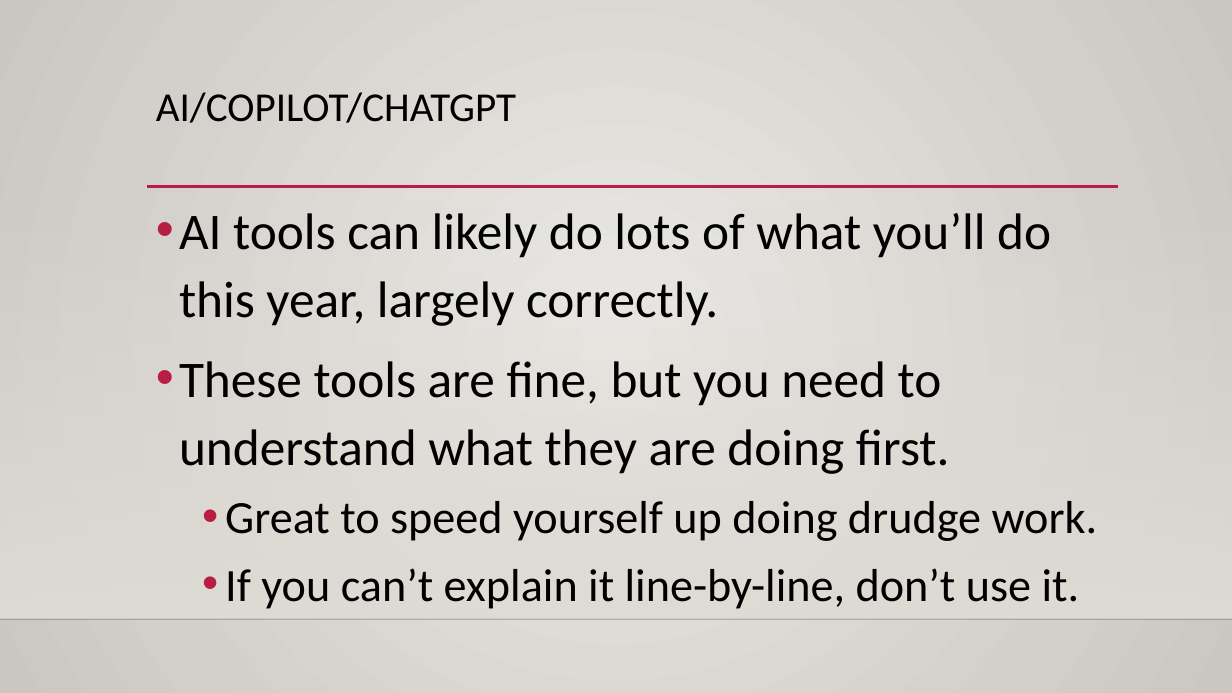
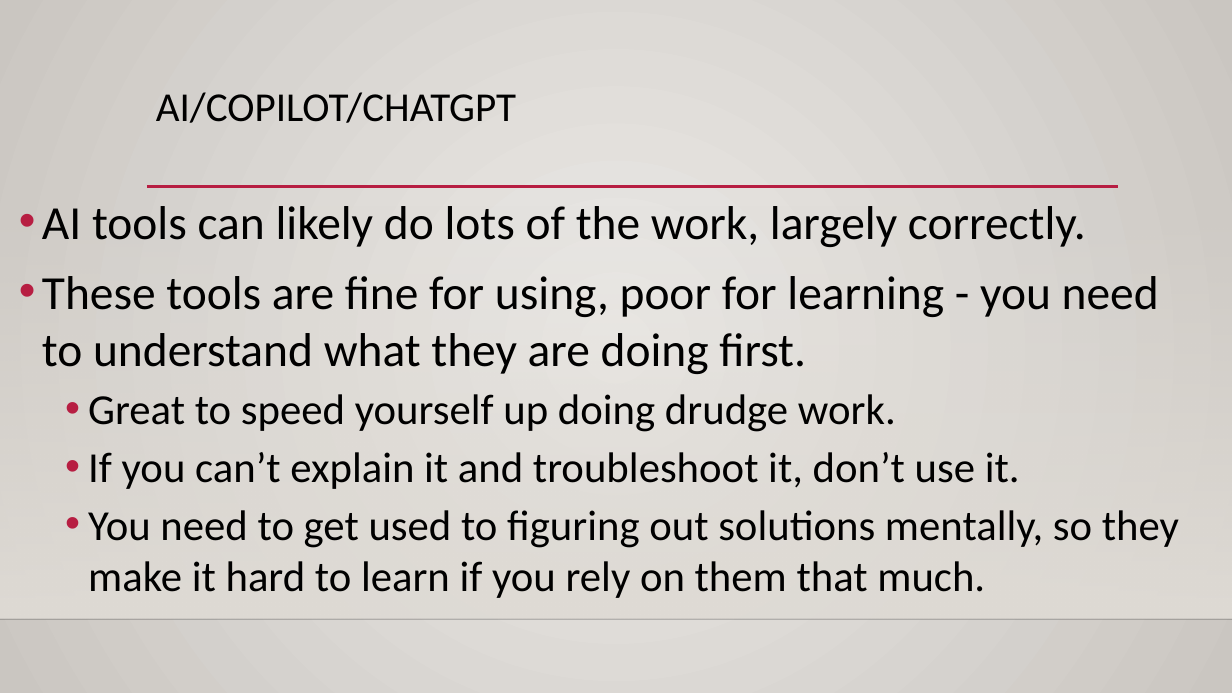
Before and after one commit to AkeemSemperDataScience/Programming_Basics_for_Machine_Learning_Students, a slide deck: slide 10 of reference_material/slides/001_intro_setup.pptx (slide 8 before the commit). Drawn at 1232x693 pixels with LibreOffice and Linux fonts; fonts in the diff are those of the drawing; background and template pictures are left out. Boxes give left, top, right and bottom in pixels: in the first picture for what was removed or moved away, otherwise in the second. Text is boxed around its words. In the diff, an @@ line names an element or a change of style, - is before the commit and + after.

```diff
--- a/reference_material/slides/001_intro_setup.pptx
+++ b/reference_material/slides/001_intro_setup.pptx
@@ text "AI tools can likely do ...": place and size @@
-text "AI tools can likely do ..." at (179,213,1098,609)
+text "AI tools can likely do ..." at (42,206,1179,598)
@@ text at (42,206,1159,374): text changed; size 40 to 37 pt @@
-• AI tools can likely do lots of what you’ll do this year, largely correctly.
-• These tools are fine, but you need to understand what they are doing first.
+• AI tools can likely do lots of the work, largely correctly.
+• These tools are fine for using, poor for learning - you need to understand what they are doing first.
@@ text at (88,394,896,432): size 36 to 33.3 pt in "Great to speed yourself up doing drudge ..."; line spacing 1.1 to 1 @@
@@ text at (88,452,1179,598): text changed; size 36 to 33.3 pt @@
-  • If you can’t explain it line-by-line, don’t use it.
+  • If you can’t explain it and troubleshoot it, don’t use it.
+  • You need to get used to figuring out solutions mentally, so they make it hard to learn if you rely on them that much.
```
Also in this commit, not shown: 3 other slides changed, 9 slides added.
